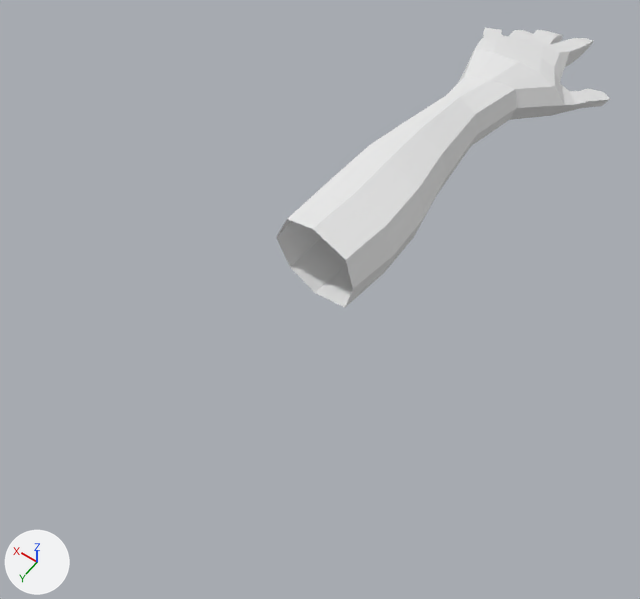
Before and after pictures for a commit that changed the FBX model Assets/Models/HG_Models/playerhand.fbx.
The view is the same before and after, from a 50 mm camera at (-0.634, 1.145, 1.292) aimed at (-0.009, 0.269, -0.084). Every picture has the same lights, and +X, +Y and +Z are marked at lower left. Vertices at the same position are counted once.
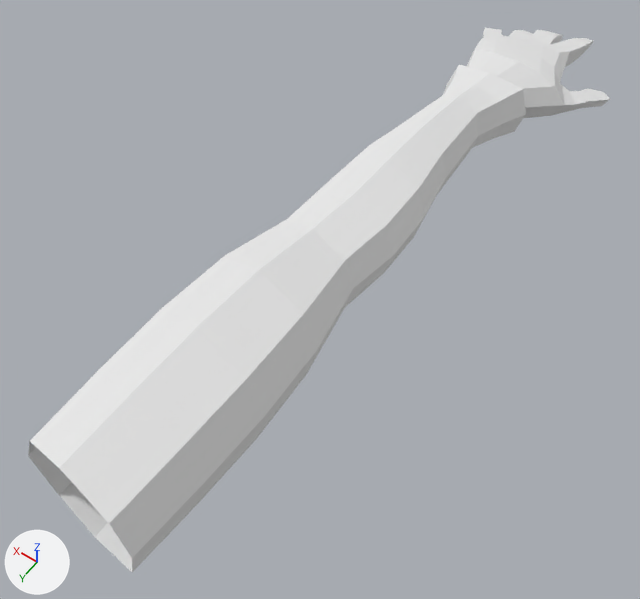
The change, as a list of edits to the scene's bpy script:
```text
Change me_cube_006:
    used by ob_cube_009; location = (0.0, 0.0, 0.0)
    remove me_cube_006.from_pydata(...)  # 243 vertices, 236 faces; spans x -0.239..0.123, y -0.767..0.286, z -0.084..0.118
    add me_cube_006.from_pydata(...)  # 327 vertices, 320 faces; spans x -0.239..0.14, y -0.767..0.895, z -0.099..0.156
    me_cube_006 part 1
    56 vertices are added at x -0.128..0.14, y 0.412..0.895, z -0.099..0.156
    56 new faces join them
    me_cube_006 part 2
    14 faces are deleted
    14 vertices move from x -0.073..0.035, y -0.224..-0.208, z -0.025..0.099 to x -0.077..0.039, y -0.225..-0.208, z -0.03..0.104
    28 vertices are added at x -0.127..0.065, y -0.328..-0.268, z -0.042..0.098
    42 new faces join them
```

Boxes (x1, y1, x2, y2) around the edits, measured in the pictures (640 x 599 px):
'Cube.009', reshaped (75% wider, 95% taller)
    before: (277, 28, 610, 307)
    after: (28, 28, 610, 572)
part 1 of me_cube_006, added
    after: (28, 219, 353, 572)
part 2 of me_cube_006, built on
    before: (404, 77, 517, 193)
    after: (404, 65, 526, 193)
